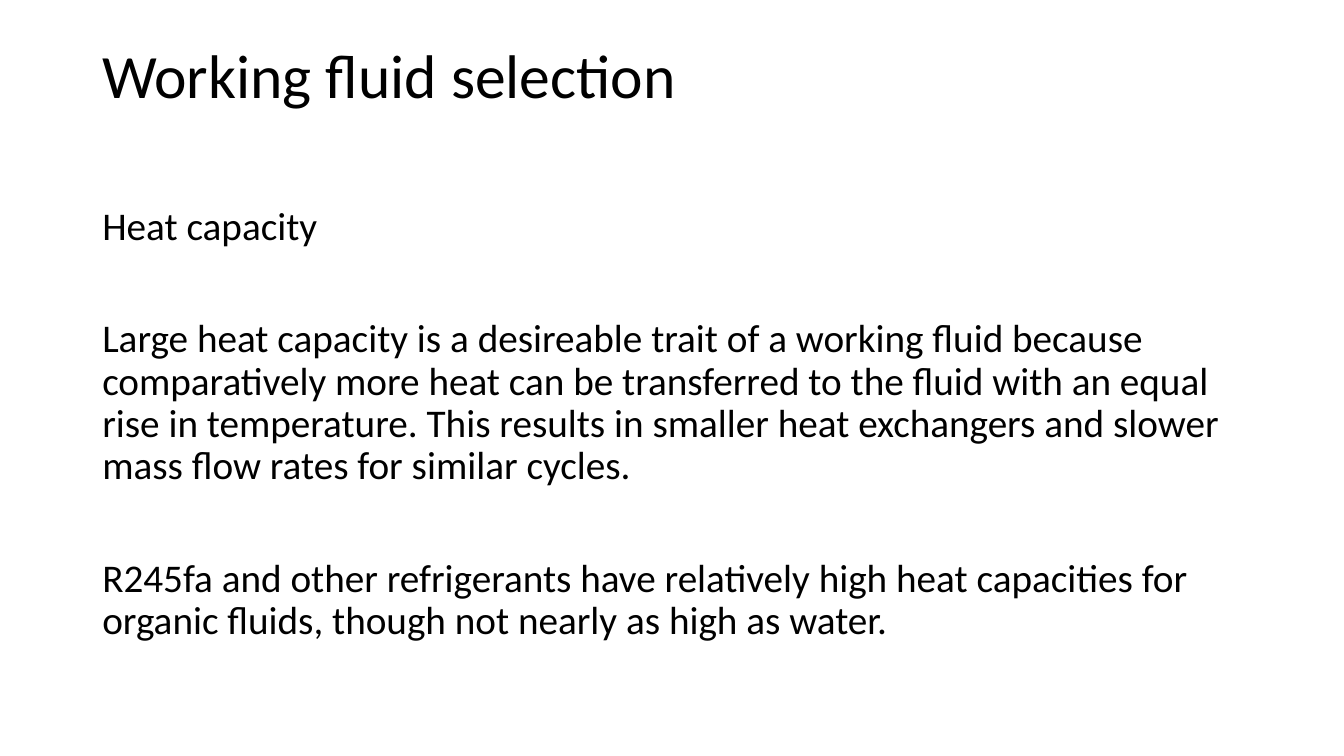
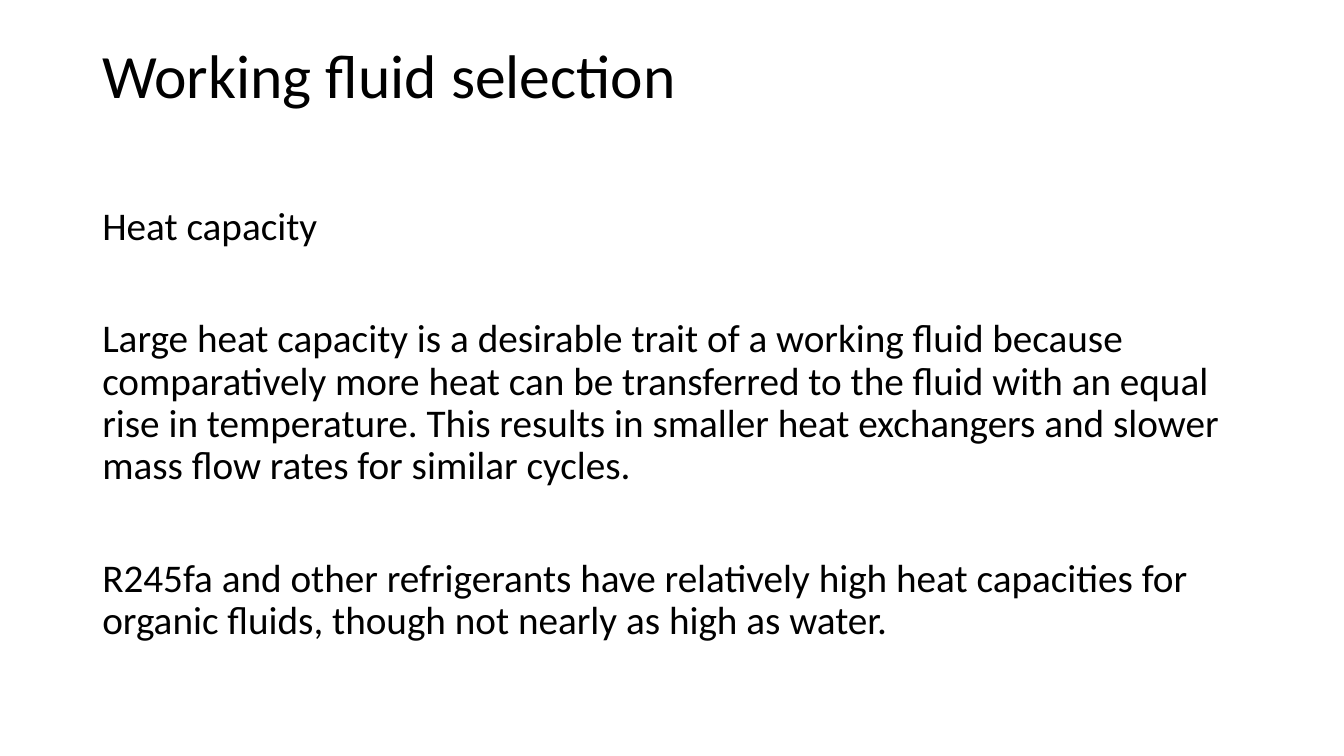
Before and after one commit to gmclapp/Masters_Thesis, a slide deck: slide 30 of Final/Project defense presentation.pptx. Drawn at 1344x756 pixels with LibreOffice and Linux fonts; fonts in the diff are those of the drawing; background and template pictures are left out. Boxes give left, top, right and bottom in pixels: in the first picture for what was removed or moved away, otherwise in the second. Text is boxed around its words. In the diff, an @@ line names an element or a change of style, - is before the commit and + after.

```diff
--- a/Final/Project defense presentation.pptx
+++ b/Final/Project defense presentation.pptx
@@ text at [102, 324, 1219, 486]: text changed @@
-Large heat capacity is a desireable trait of a working fluid because comparatively more heat can be transferred to the fluid with an equal rise in temperature. This results in smaller heat exchangers and slower mass flow rates for similar cycles.
+Large heat capacity is a desirable trait of a working fluid because comparatively more heat can be transferred to the fluid with an equal rise in temperature. This results in smaller heat exchangers and slower mass flow rates for similar cycles.
```
Also in this commit, not shown: 3 other slides changed, 1 slide added.
